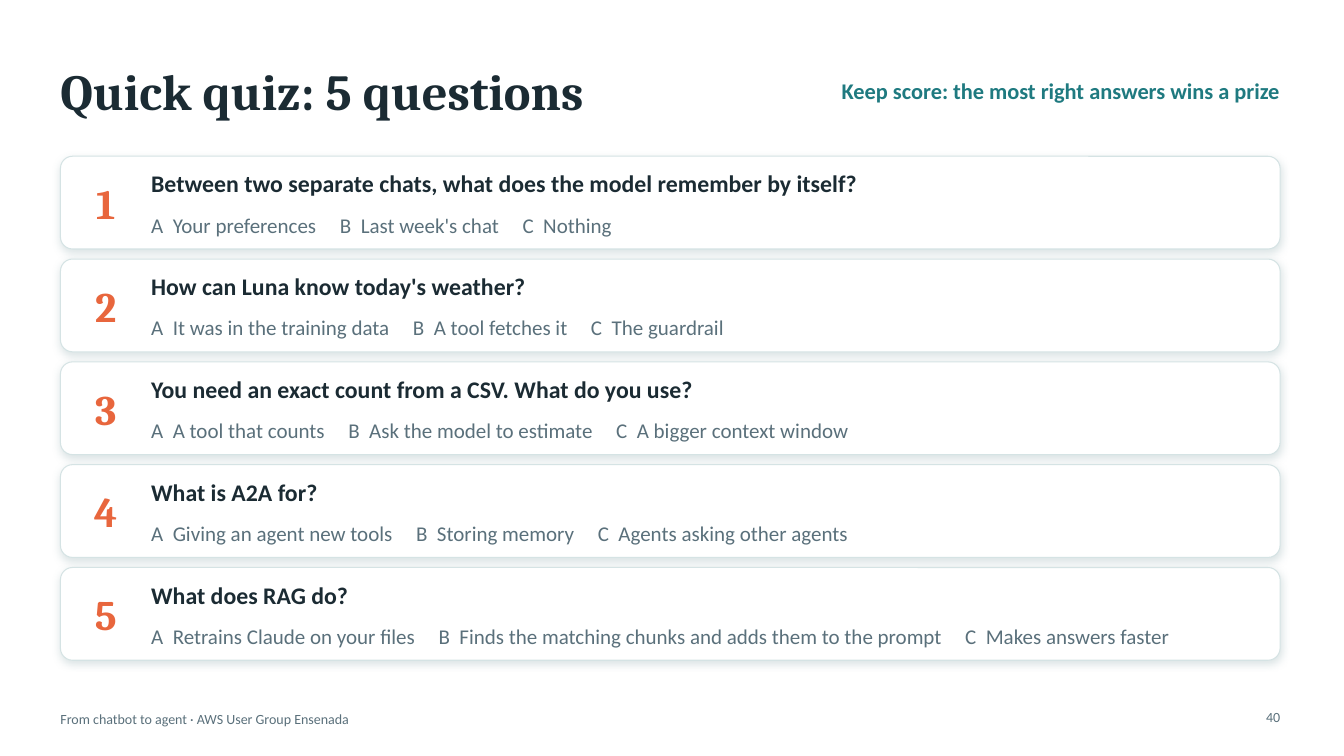
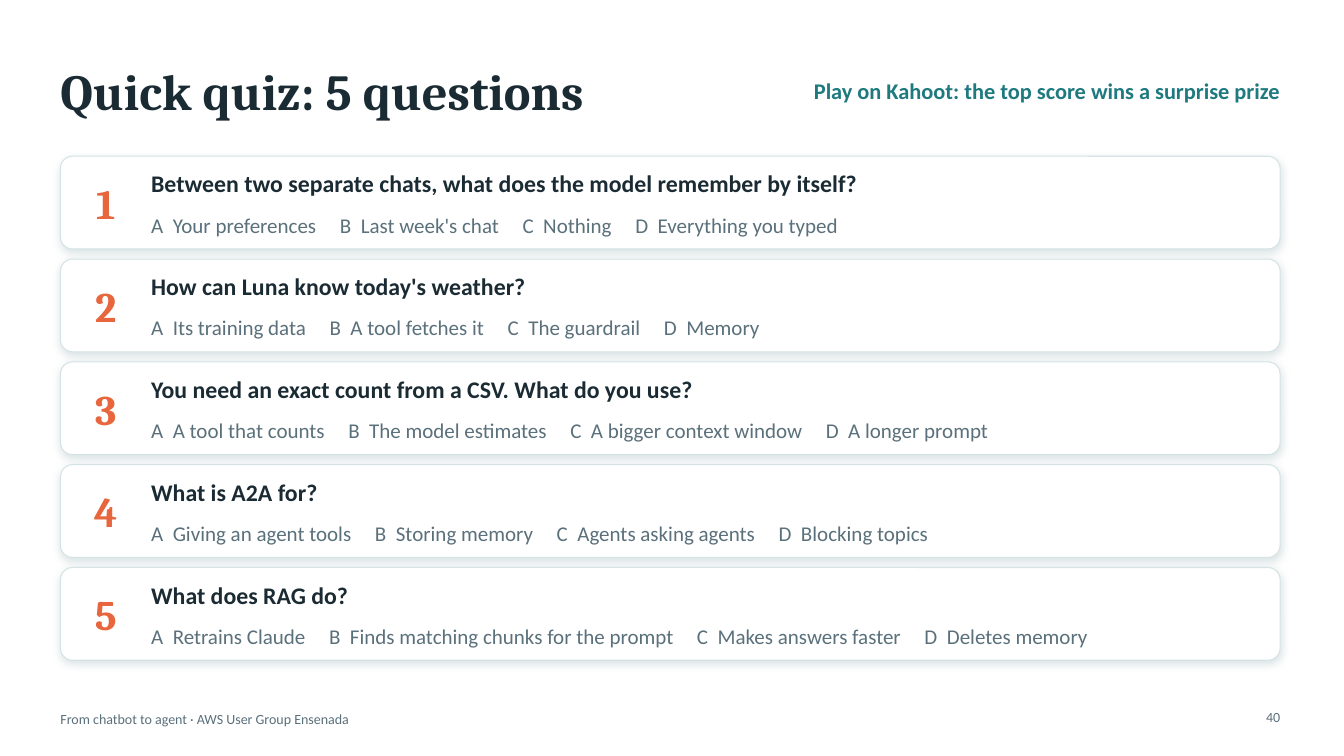
Before and after one commit to aws-ug-ensenada/claude-on-aws-ensenada, a slide deck: slide 40 of docs/slides/claude-on-aws-ensenada.pptx. Drawn at 1344x756 pixels with LibreOffice and Linux fonts; fonts in the diff are those of the drawing. Boxes give left, top, right and bottom in pixels: in the first picture for what was removed or moved away, otherwise in the second. Text is boxed around its words. In the diff, an @@ line names an element or a change of style, - is before the commit and + after.

```diff
--- a/docs/slides/claude-on-aws-ensenada.pptx
+++ b/docs/slides/claude-on-aws-ensenada.pptx
@@ text at box(814, 83, 1279, 103): text changed @@
-Keep score: the most right answers wins a prize
+Play on Kahoot: the top score wins a surprise prize
@@ text at box(151, 218, 838, 237): text changed @@
-A Your preferences B Last week's chat C Nothing
+A Your preferences B Last week's chat C Nothing D Everything you typed
@@ text at box(151, 320, 759, 339): text changed @@
-A It was in the training data B A tool fetches it C The guardrail
+A Its training data B A tool fetches it C The guardrail D Memory
@@ text at box(151, 423, 988, 442): text changed @@
-A A tool that counts B Ask the model to estimate C A bigger context window
+A A tool that counts B The model estimates C A bigger context window D A longer prompt
@@ text at box(151, 526, 928, 545): text changed @@
-A Giving an agent new tools B Storing memory C Agents asking other agents
+A Giving an agent tools B Storing memory C Agents asking agents D Blocking topics
@@ text at box(151, 629, 1088, 648): text changed @@
-A Retrains Claude on your files B Finds the matching chunks and adds them to the prompt C Makes answers faster
+A Retrains Claude B Finds matching chunks for the prompt C Makes answers faster D Deletes memory
```
Also in this commit, not shown: 1 other slide changed, 5 other files.
